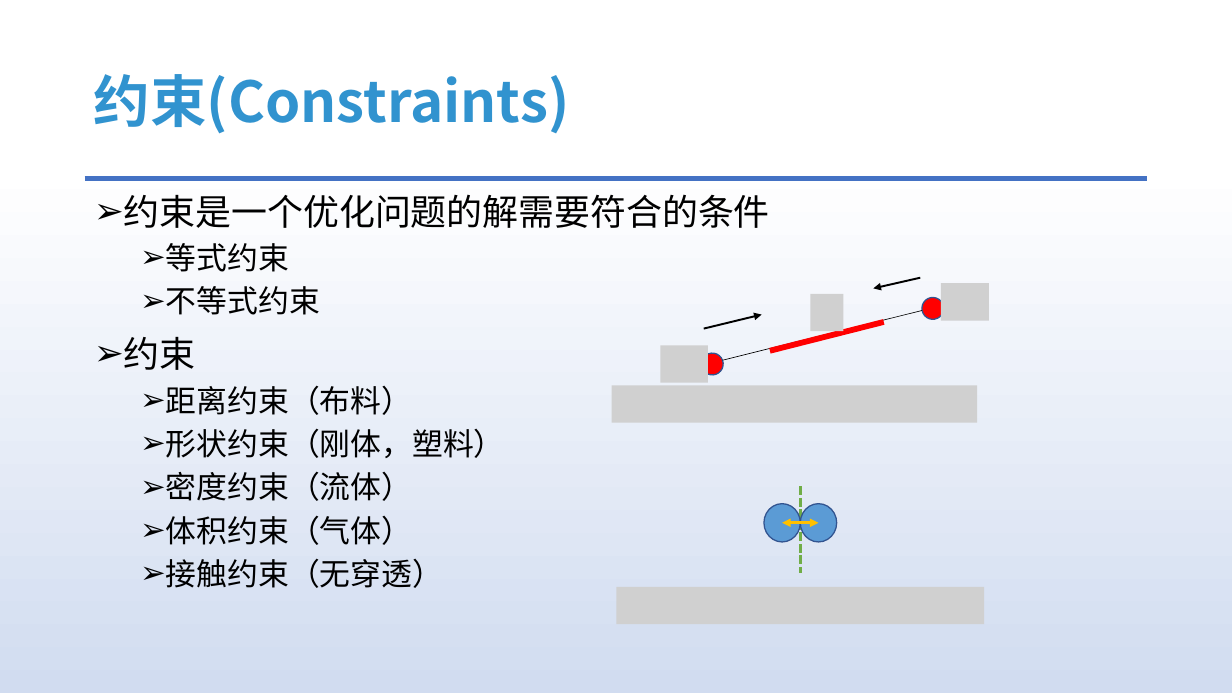
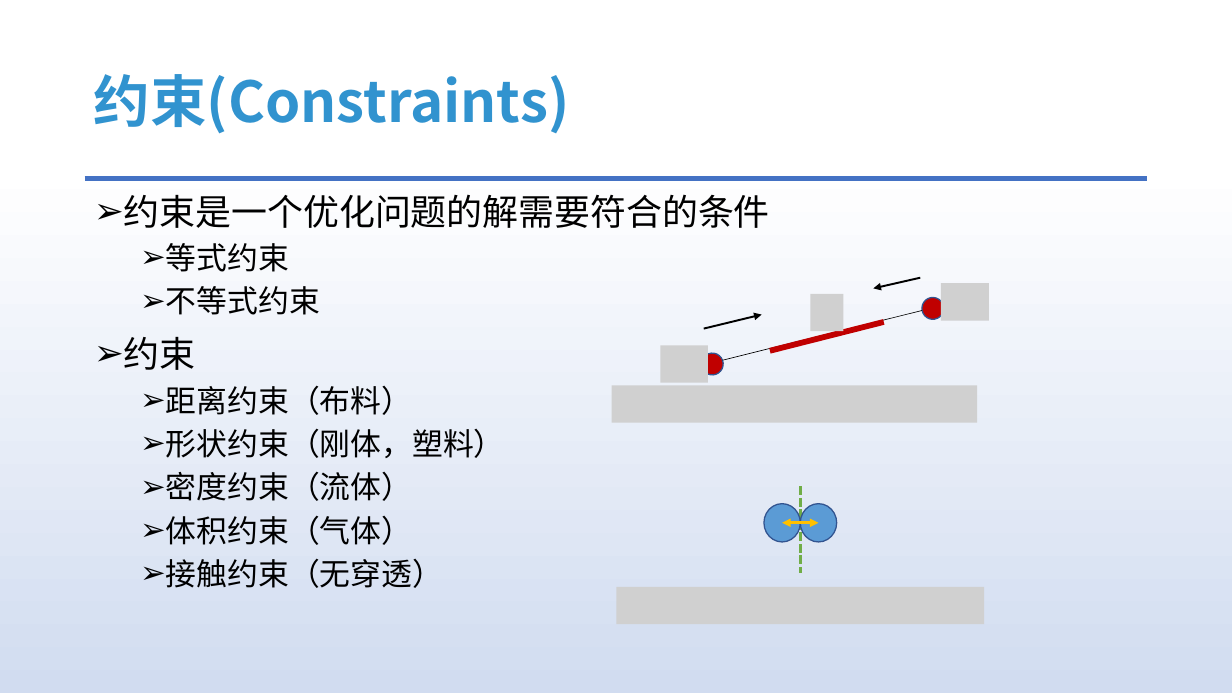
Before and after one commit to answerear/UnityFluid, a slide deck: slide 7 of doc/流体模拟入门分享-Part II.pptx. Drawn at 1232x693 pixels with LibreOffice and Linux fonts; fonts in the diff are those of the drawing; grey boxes stand for pictures. Boxes give left, top, right and bottom in pixels: in the first picture for what was removed or moved away, otherwise in the second. Text is boxed around its words. In the diff, an @@ line names an element or a change of style, - is before the commit and + after.

```diff
--- a/doc/流体模拟入门分享-Part II.pptx
+++ b/doc/流体模拟入门分享-Part II.pptx
@@ ellipse at <box>920,296,946,322</box>: fill #FF0000 to #C00000 @@
@@ line (770, 351) - (884, 322): stroke #FF0000 4.5 pt to #C00000 4.5 pt @@
@@ ellipse at <box>698,350,727,378</box>: fill #FF0000 to #C00000 @@
```
Also in this commit, not shown: 8 other slides changed, 2 slides removed.
